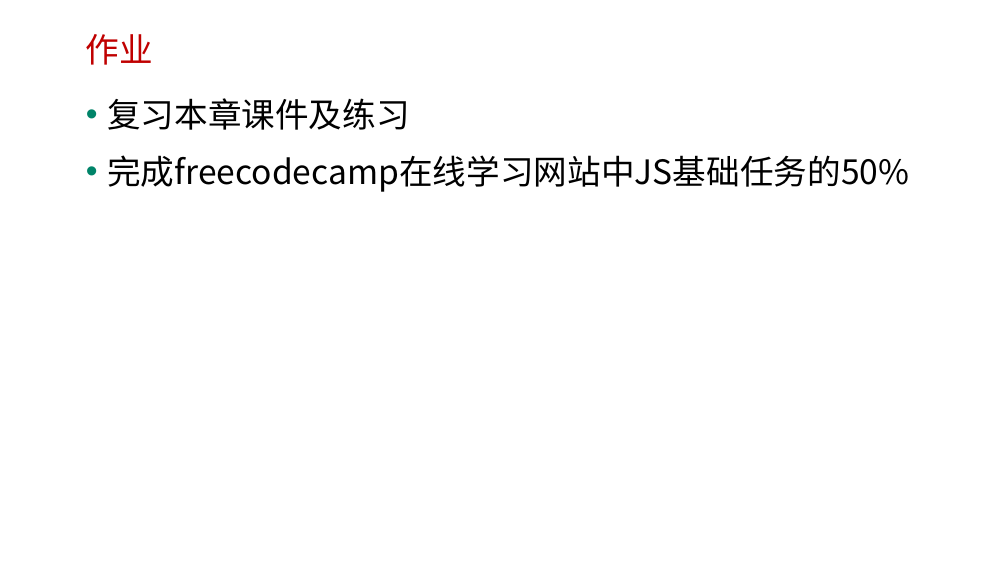
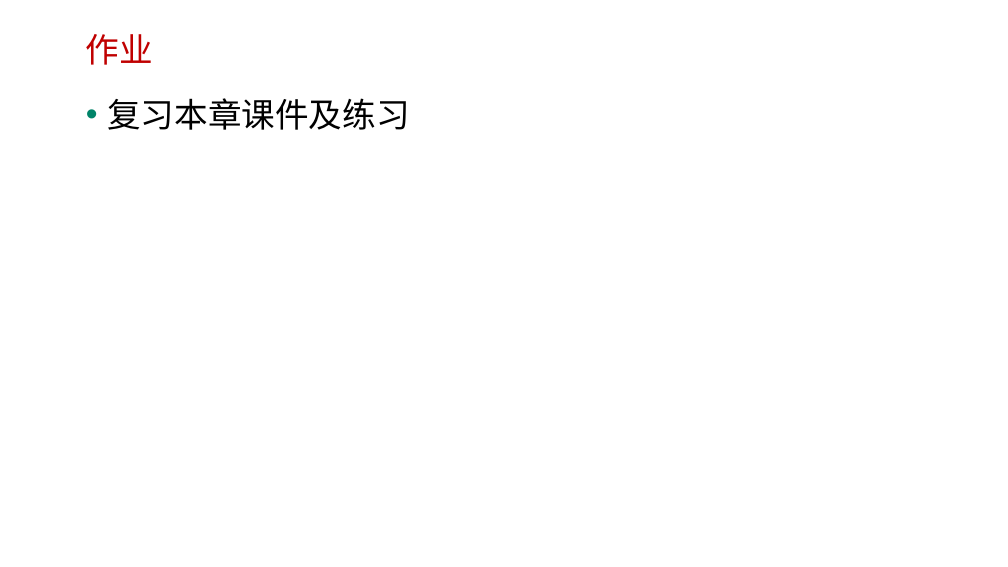
Before and after one commit to edu2act/course-javascript-advanced, a slide deck: slide 14 of 课程PPT/03.基本（原始）数据类型进阶.pptx. Drawn at 1008x567 pixels with LibreOffice and Linux fonts; fonts in the diff are those of the drawing; background and template pictures are left out. Boxes give left, top, right and bottom in pixels: in the first picture for what was removed or moved away, otherwise in the second. Text is boxed around its words. In the diff, an @@ line names an element or a change of style, - is before the commit and + after.

```diff
--- a/课程PPT/03.基本（原始）数据类型进阶.pptx
+++ b/课程PPT/03.基本（原始）数据类型进阶.pptx
@@ text at [107,155,909,192]: paragraph removed @@
-• 完成freecodecamp在线学习网站中JS基础任务的50%
```
Also in this commit, not shown: 1 other slide changed, 7 other files.
